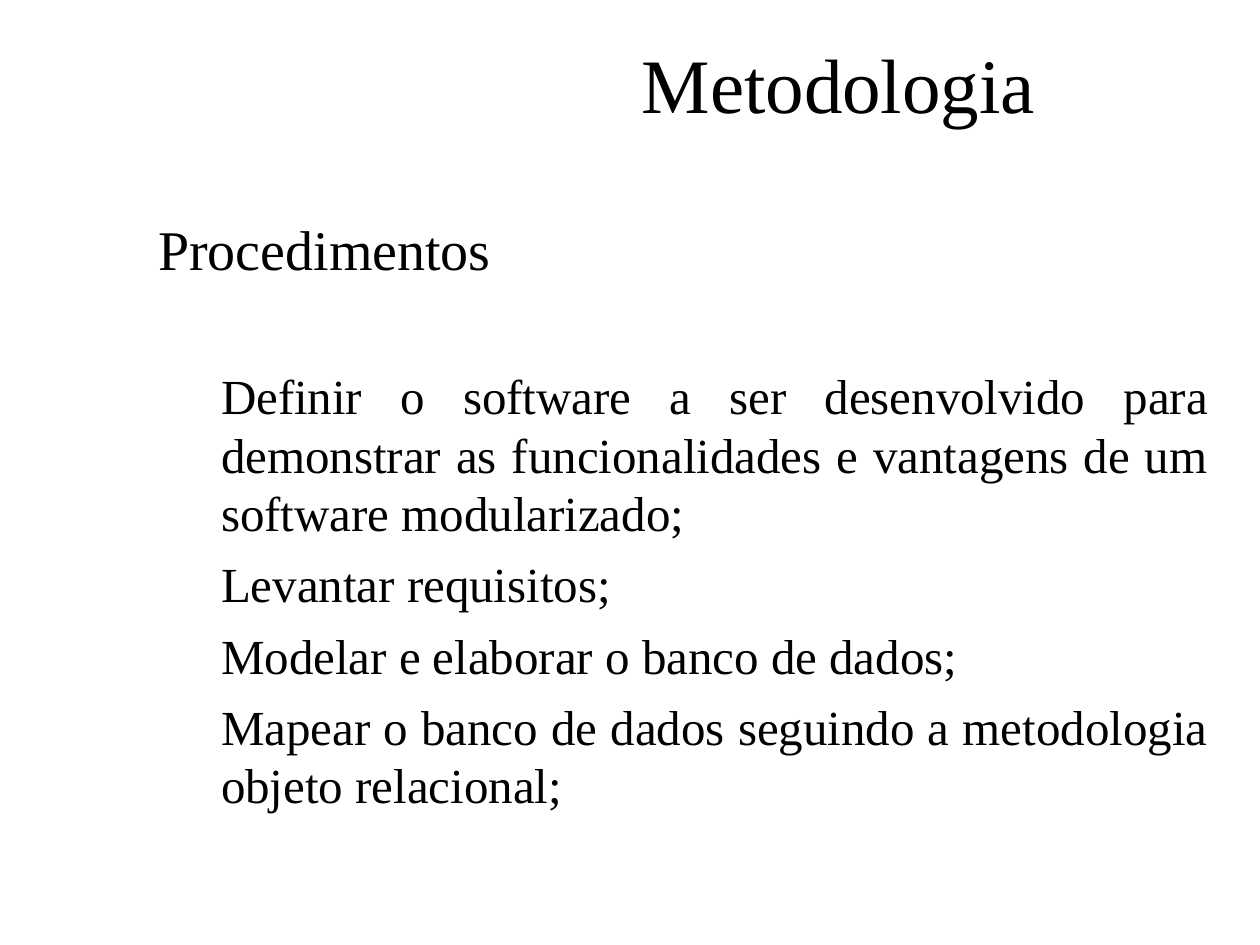
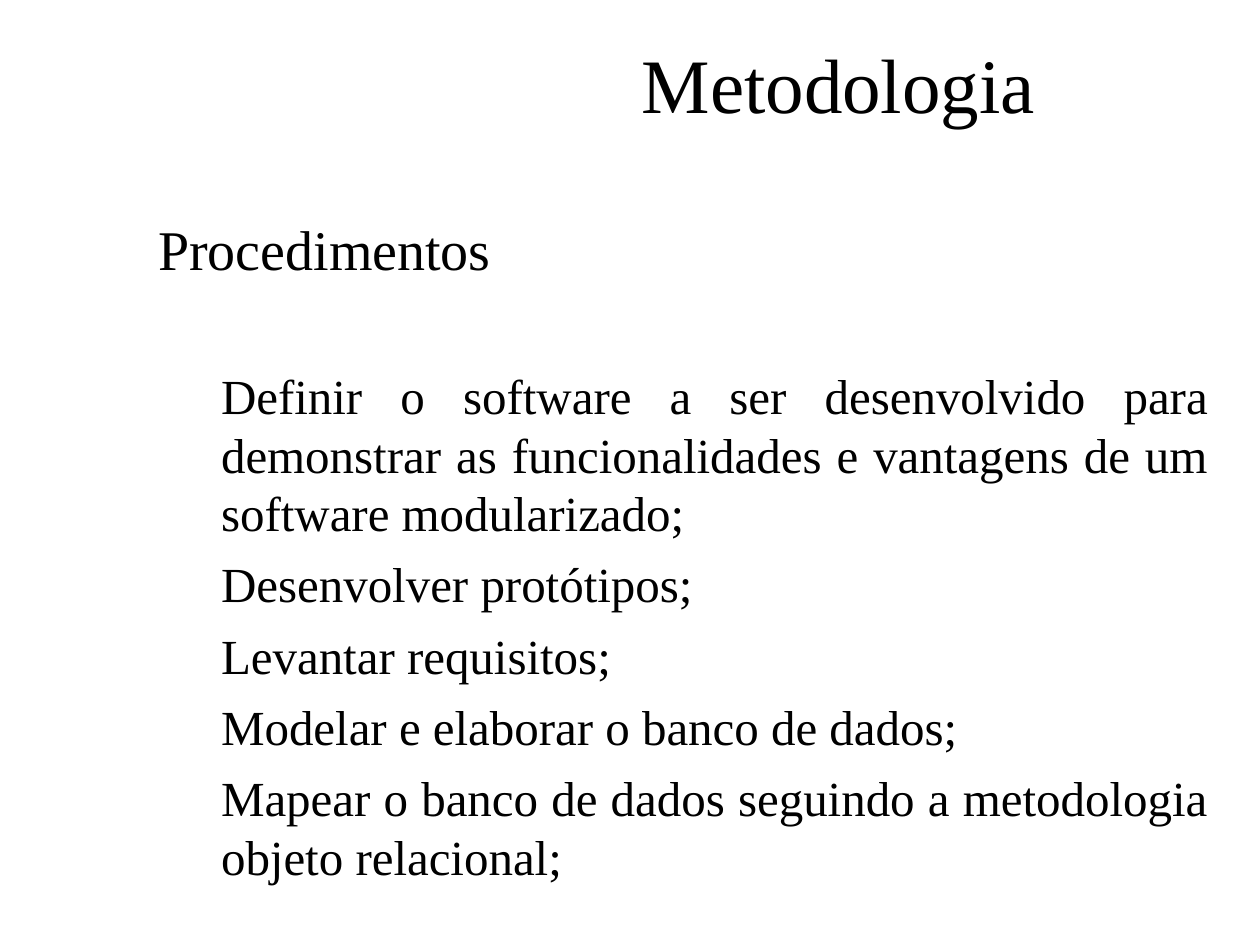
Before and after one commit to feliperodriguesprado/tcc_repository, a slide deck: slide 13 of documents/life_cycle/qualificacao/qualificacao_slides.odp. Drawn at 1260x945 pixels with LibreOffice and Linux fonts; fonts in the diff are those of the drawing; background and template pictures are left out. Boxes give left, top, right and bottom in pixels: in the first picture for what was removed or moved away, otherwise in the second. Text is boxed around its words. In the diff, an @@ line names an element or a change of style, - is before the commit and + after.

```diff
--- a/documents/life_cycle/qualificacao/qualificacao_slides.odp
+++ b/documents/life_cycle/qualificacao/qualificacao_slides.odp
@@ text at (221, 568, 693, 612): paragraph added @@
+  ➔ Desenvolver protótipos;
```
Also in this commit, not shown: 1 other slide changed, 24 other files.
